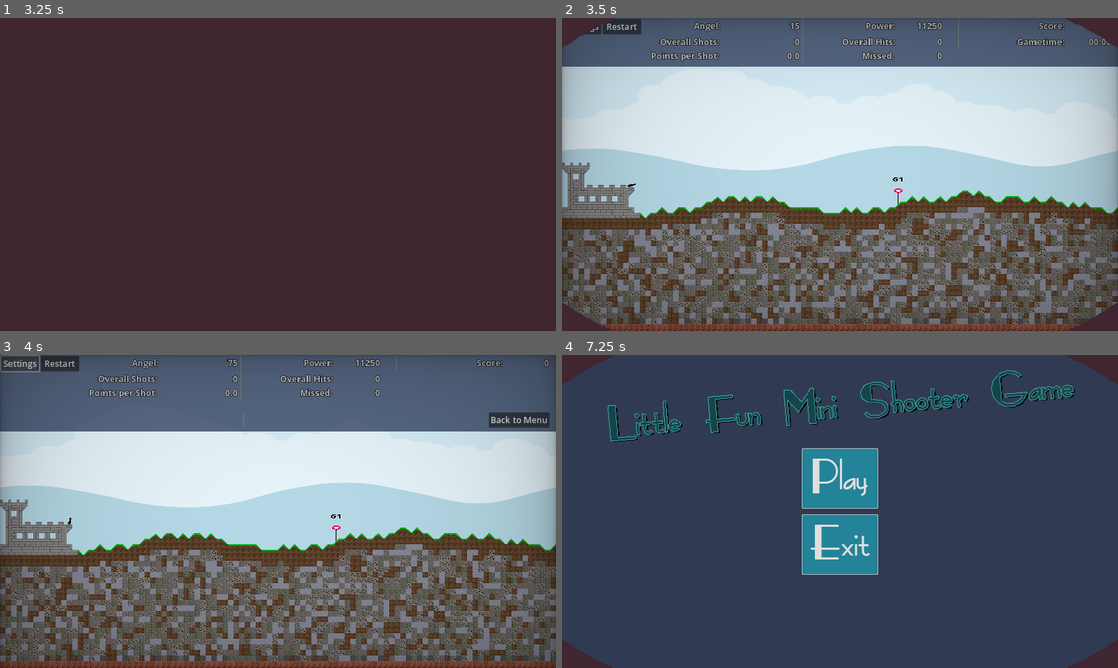
Above: before the commit, frames 1-4 (two rows, left to right).
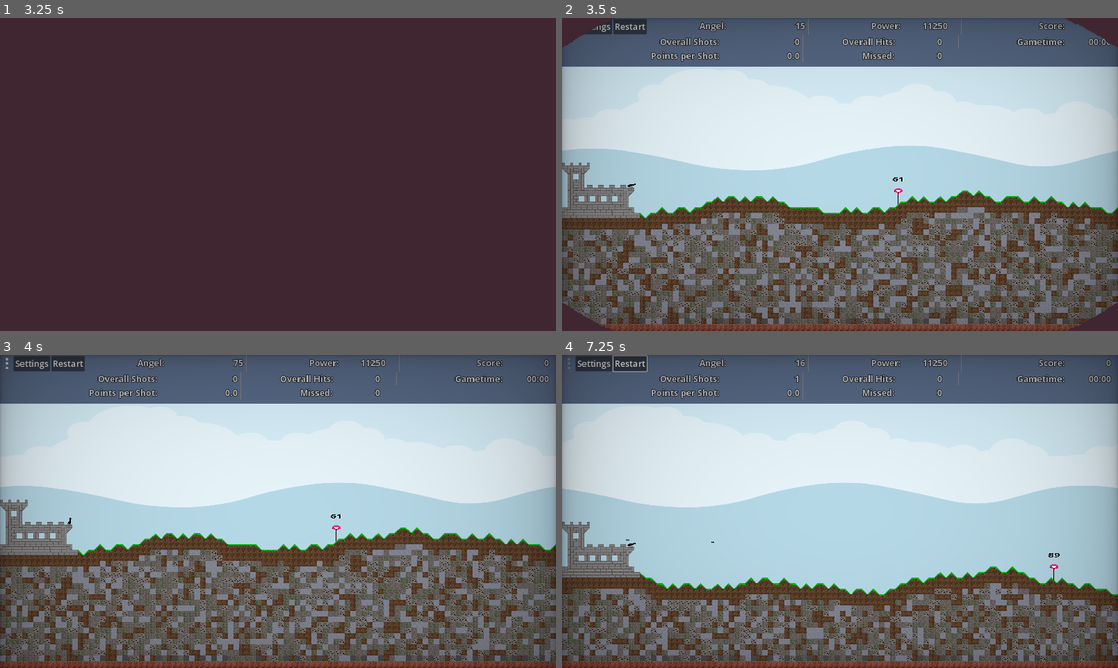
Above: after the commit, the same moments.

Repository: Coding-4Fun/Just4Fun_Mini_Shootergame
Game: Godot game, scene res://UI/MainMenuUI/MainMenuUI.tscn
Two runs of this game, one before a commit and one after it. Both use one fixed random seed, a clock stepped at 60 frames per second and the inputs below.
Inputs (mouse positions are in pixels of both pictures, inside the frame that each line leads up to):
- Up to frame 1 (3.25 s): click "Play" at 0.5 s; click "Max Play Time" at 1.25 s; click "Max Play Time" at 2 s; click "Start Game" at 2.75 s
- Up to frame 2 (3.5 s): no input
- Up to frame 3 (4 s): click (5, 364) at 3.52 s
- Up to frame 4 (7.25 s): click "Restart" at 4.25 s; click "Restart" at 5 s; click "Restart" at 5.75 s; click (1079, 420) at 6.5 s, where only the run before the commit has a clickable "Back to Menu"

Frame 1 is identical in both runs. In frame 2, 0.5% of the frame differs, in the area x 5-72%, y 0-6%; in frame 3, 10%; in frame 4, 96%, in the area x 0-100%, y 0-100%.
Error in both runs: Attempt to call function 'get_as_text' in base 'null instance' on a null instance. (res://Globals/GameConfig/config.gd:79)

Commit message:
Add: prepare replacement button for open Pausemenu

Diff:
--- a/UI/InGameUI/IngameUI_Redesign.tscn
+++ b/UI/InGameUI/IngameUI_Redesign.tscn
@@ -1,6 +1,8 @@
-[gd_scene load_steps=3 format=3 uid="uid://ncuxb50cjisf"]
+[gd_scene load_steps=5 format=3 uid="uid://ncuxb50cjisf"]
 
 [ext_resource type="Script" path="res://UI/InGameUI/ingameui.gd" id="1_2tfgw"]
+[ext_resource type="Texture2D" uid="uid://dxi5inc7ae2nv" path="res://assets/ui/tabs_menu.svg" id="2_tx40g"]
+[ext_resource type="Texture2D" uid="uid://b38tsxx5qmv8a" path="res://assets/ui/tabs_menu_hl.svg" id="3_tc3sg"]
 
 [sub_resource type="CanvasItemMaterial" id="CanvasItemMaterial_uui47"]
 
@@ -50,6 +52,17 @@
 size_flags_vertical = 3
 mouse_filter = 2
 
+[node name="TextureButton" type="TextureButton" parent="BoxContainer/HBoxHudTop/MarginContainer/hBoxUIButtons"]
+custom_minimum_size = Vector2(32, 32)
+layout_mode = 2
+size_flags_horizontal = 6
+size_flags_vertical = 4
+texture_normal = ExtResource("2_tx40g")
+texture_pressed = ExtResource("3_tc3sg")
+texture_hover = ExtResource("3_tc3sg")
+ignore_texture_size = true
+stretch_mode = 4
+
 [node name="buttGameOptions" type="Button" parent="BoxContainer/HBoxHudTop/MarginContainer/hBoxUIButtons"]
 layout_mode = 2
 size_flags_horizontal = 3
--- /dev/null
+++ b/assets/ui/tabs_menu.svg
@@ -0,0 +1 @@
+<svg xmlns="http://www.w3.org/2000/svg" width="16" height="16"><path fill="#b2b2b2" fill-opacity=".45" d="M8 0a2 2 0 0 0 0 4 2 2 0 0 0 0-4zm0 6a2 2 0 0 0 0 4 2 2 0 0 0 0-4zm0 6a2 2 0 0 0 0 4 2 2 0 0 0 0-4z"/></svg>
--- /dev/null
+++ b/assets/ui/tabs_menu_hl.svg
@@ -0,0 +1 @@
+<svg xmlns="http://www.w3.org/2000/svg" width="16" height="16"><path fill="#FFFFFF" fill-opacity=".80" d="M8 0a2 2 0 0 0 0 4 2 2 0 0 0 0-4zm0 6a2 2 0 0 0 0 4 2 2 0 0 0 0-4zm0 6a2 2 0 0 0 0 4 2 2 0 0 0 0-4z"/></svg>
Not shown, added: assets/ui/tabs_menu.svg.import
Not shown, added: assets/ui/tabs_menu_hl.svg.import
